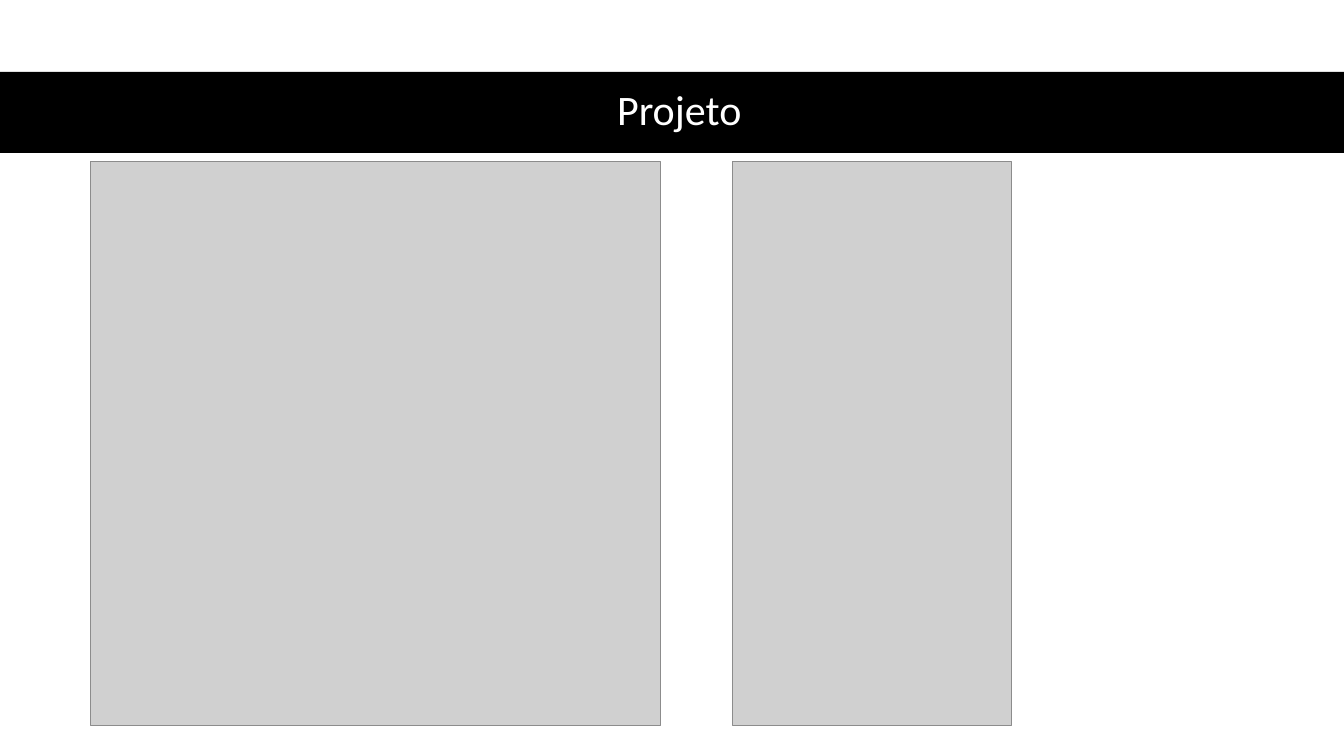
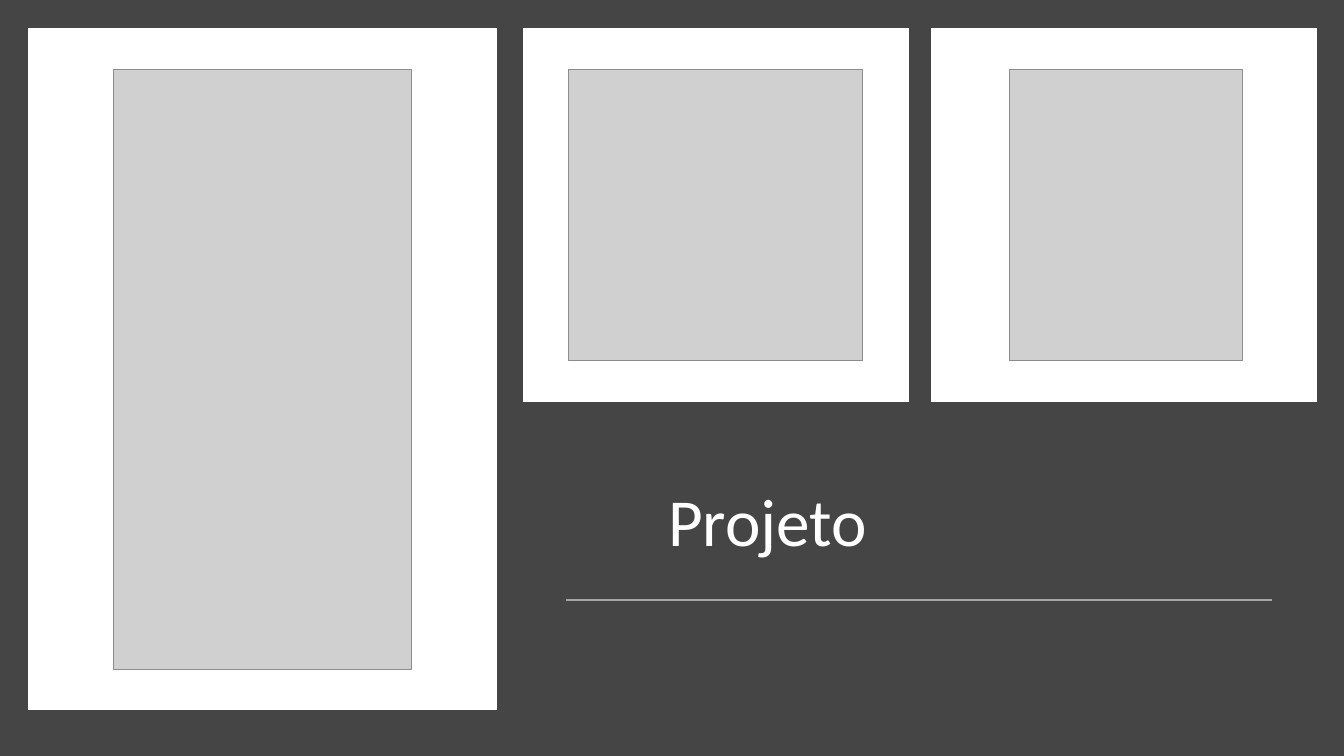
Before and after one commit to giraudgabriel/Projeto-Antenas, a slide deck: slide 37 of diagramas/Requisitos.pptx (slide 43 before the commit). Drawn at 1344x756 pixels with LibreOffice and Linux fonts; fonts in the diff are those of the drawing; grey boxes stand for pictures. Boxes give left, top, right and bottom in pixels: in the first picture for what was removed or moved away, otherwise in the second. Text is boxed around its words. In the diff, an @@ line names an element or a change of style, - is before the commit and + after.

```diff
--- a/diagramas/Requisitos.pptx
+++ b/diagramas/Requisitos.pptx
@@ background #FFFFFF to #454545 @@
@@ rectangle added at (35,35,491,704), fill #FFFFFF, outline #FFFFFF 10 pt @@
@@ rectangle added at (530,35,902,394), fill #FFFFFF, outline #FFFFFF 10 pt @@
@@ rectangle added at (939,35,1311,394), fill #FFFFFF, outline #FFFFFF 10 pt @@
@@ rectangle removed at (0,72,1344,153) @@
@@ picture: place and size @@
-picture at (733,162,1012,726)
+picture at (114,70,411,670)
@@ picture: place and size @@
-picture at (90,162,660,726)
+picture at (569,70,863,361)
@@ picture added at (1010,70,1243,361) @@
@@ ellipse "Projeto": place and size @@
-ellipse "Projeto" at (62,71,1298,152)
+ellipse "Projeto" at (554,442,1266,588)
@@ ellipse "Projeto" at (554,442,1266,588): size 30 to 48 pt; alignment centre to left; vertical alignment middle to bottom @@
@@ line added from (567, 600) to (1272, 600), #A6A6A6 1.75 pt @@
```
Also in this commit, not shown: 18 other slides changed, 1 slide added, 1 slide removed, 1 other file.
